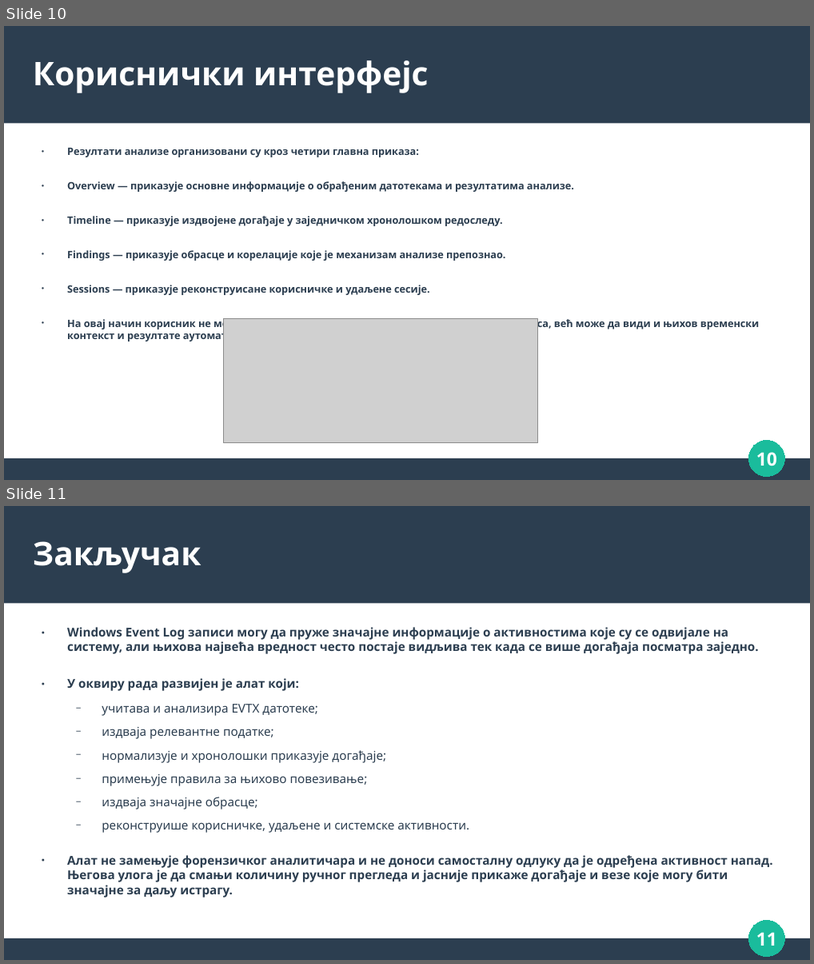
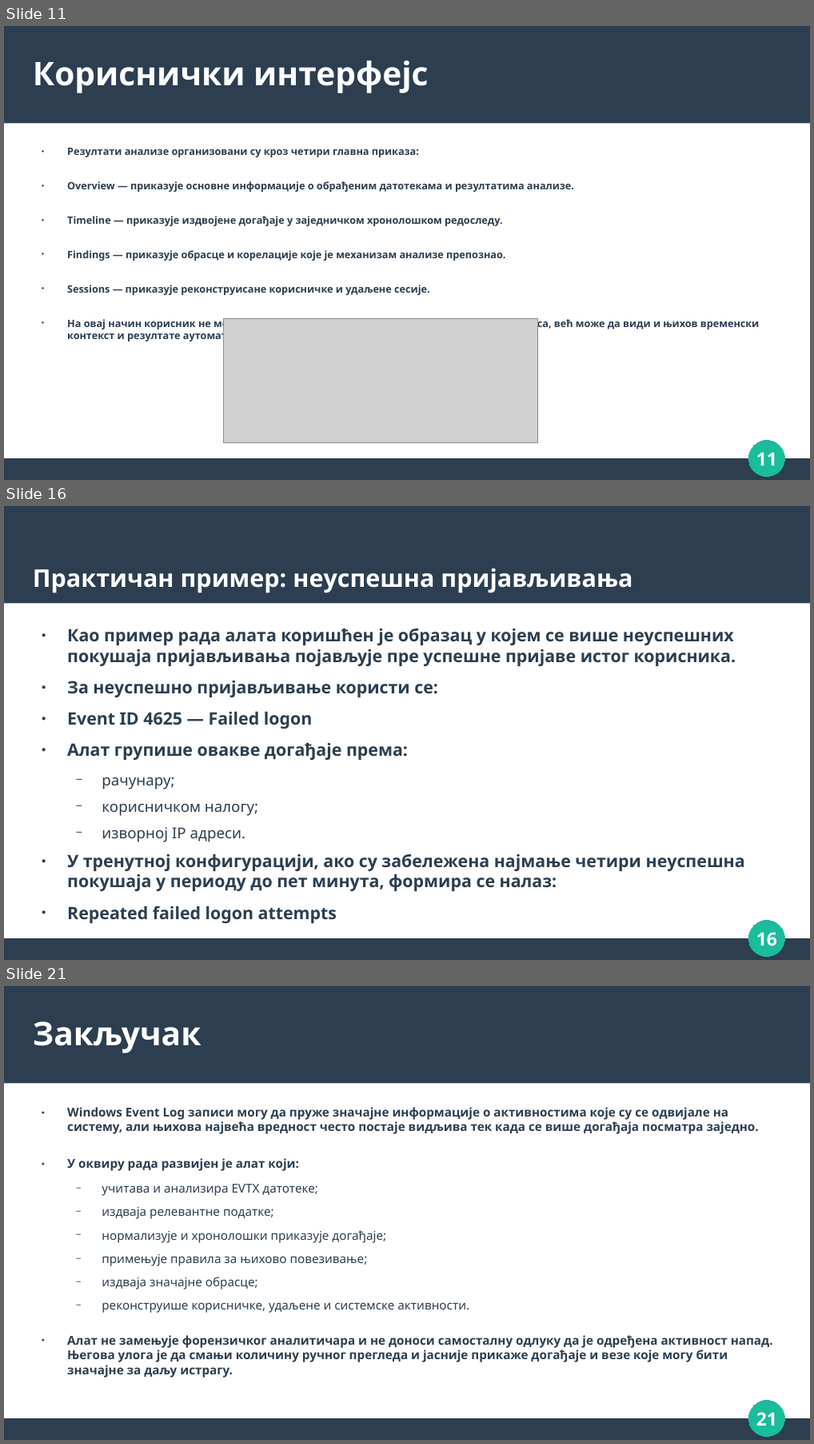
Before and after one commit to djolepetrovic12/digitalna-forenzika, a slide deck: Дигитална форензика.odp. Shown one above the other, each under a label of ours: slides 10 and 11 before the commit, slides 11, 16 and 21 after it; the slides between them are not shown. The pictures are 814x964 and 814x1444 pixels, drawn with LibreOffice and Linux fonts; fonts in the diff are those of the drawing; grey boxes stand for pictures. Boxes give left, top, right and bottom in pixels: in the first picture for what was removed or moved away, otherwise in the second. Text is boxed around its words. In the diff, an @@ line names an element or a change of style, - is before the commit and + after.

Commit message:
finishing touches, fixed the bugs in the analysis files, now all events have names and correct data, all correlations are accurate, added definitions for missing events, updated the presentation

```diff
--- a/Дигитална форензика.odp
+++ b/Дигитална форензика.odp
@@ slide 16 added at (4, 506, 810, 960), background #FFFFFF; not listed: 3 template elements that a slide beside it also shows @@
@@ title added at (33, 568, 633, 593), 24 pt, text #FFFFFF, bold @@
+Практичан пример: неуспешна пријављивања
@@ text added at (67, 628, 746, 923), 16.8 pt, text #2C3E50, bold @@
+● Као пример рада алата коришћен је образац у којем се више неуспешних покушаја пријављивања појављује пре успешне пријаве истог корисника.
+● За неуспешно пријављивање користи се:
+● Event ID 4625 — Failed logon
+● Алат групише овакве догађаје према:
+  − рачунару;
+  − корисничком налогу;
+  − изворној IP адреси.
+● У тренутној конфигурацији, ако су забележена најмање четири неуспешна покушаја у периоду до пет минута, формира се налаз:
+● Repeated failed logon attempts
@@ page number added at (757, 932, 778, 946), 18 pt, text #FFFFFF, bold @@
+16
@@ what was slide 10 is now slide 11 @@
@@ page number at (757, 452, 778, 465): text changed @@
-10
+11
@@ what was slide 11 is now slide 21 @@
@@ page number at (757, 1412, 778, 1425): text changed @@
-11
+21
```
Also in this commit, not shown: 3 slides changed, 9 other slides added, 14 other files.
